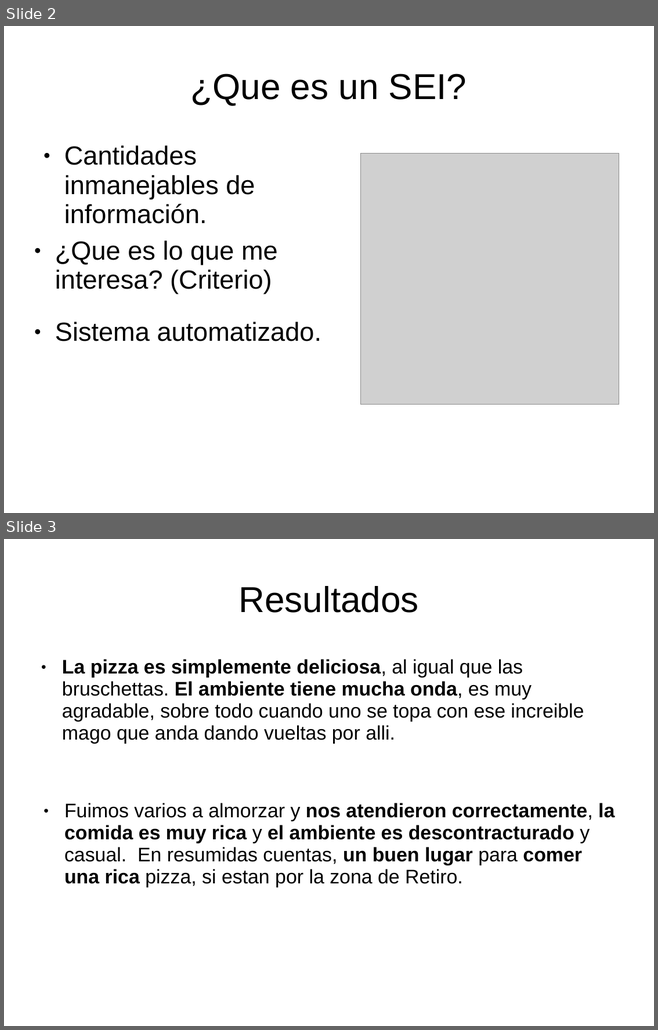
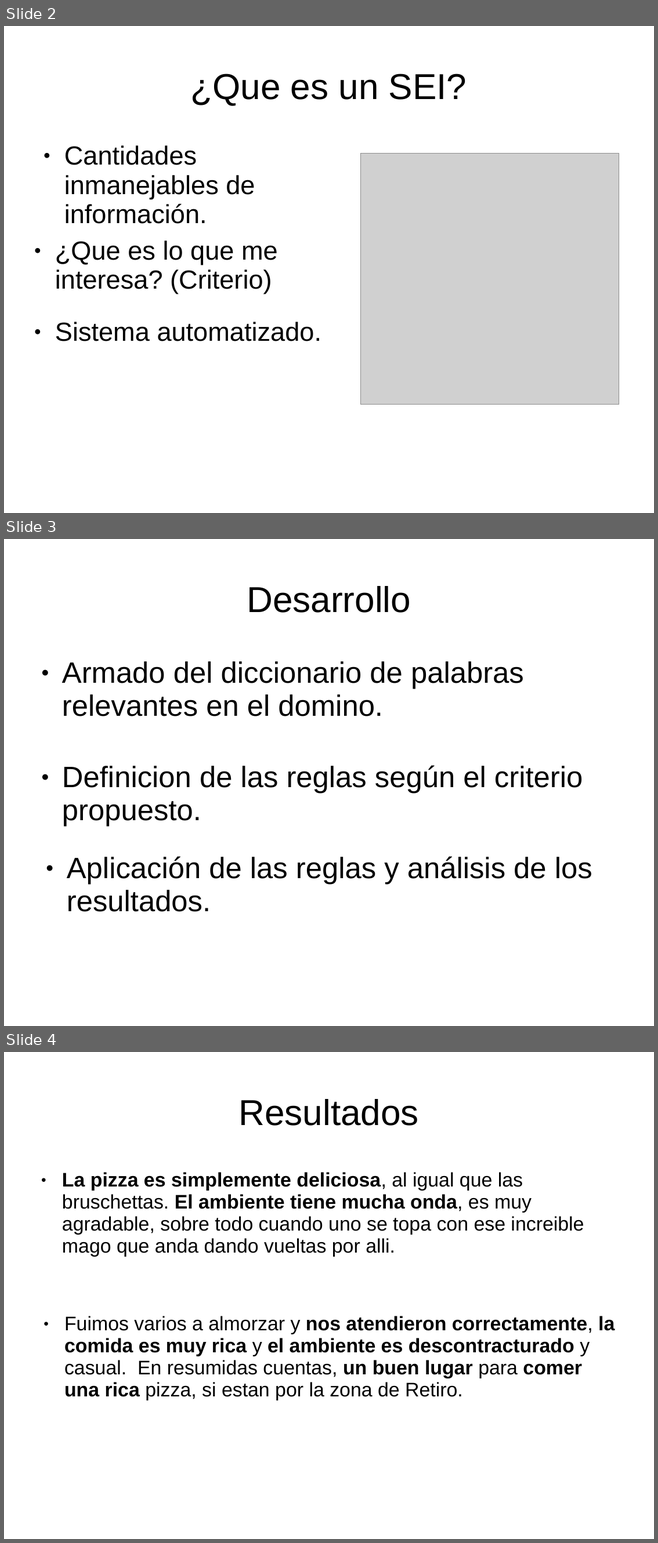
Before and after one commit to Maturuleco/ia2010primercuat, a slide deck: Presentacion/presentacion_final.ppt. Shown one above the other, each under a label of ours: slides 2 and 3 before the commit, slides 2, 3 and 4 after it. The pictures are 658x1030 and 658x1543 pixels, drawn with LibreOffice and Linux fonts; fonts in the diff are those of the drawing; grey boxes stand for pictures. Boxes give left, top, right and bottom in pixels: in the first picture for what was removed or moved away, otherwise in the second. Text is boxed around its words. In the diff, an @@ line names an element or a change of style, - is before the commit and + after.

```diff
--- a/Presentacion/presentacion_final.ppt
+++ b/Presentacion/presentacion_final.ppt
@@ slide 3 added at (4, 539, 654, 1026), background #FFFFFF @@
@@ text added at (246, 586, 411, 613), 44 pt, text #000000 @@
+Desarrollo
@@ text added at (62, 661, 524, 716), 36 pt, text #000000 @@
+● Armado del diccionario de palabras relevantes en el domino.
@@ text added at (62, 765, 582, 827), 36 pt, text #000000 @@
+● Definicion de las reglas según el criterio propuesto.
@@ text added at (67, 856, 592, 912), 36 pt, text #000000 @@
+● Aplicación de las reglas y análisis de los resultados.
@@ what was slide 3 is now slide 4 @@
```
Also in this commit, not shown: 2 other files.
